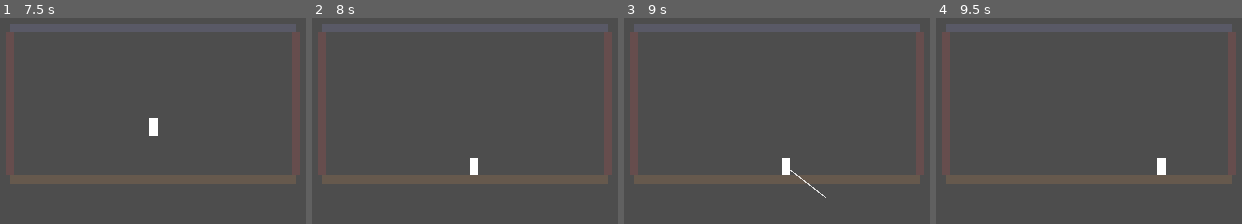
Above: before the commit, frames 1-4 (left to right).
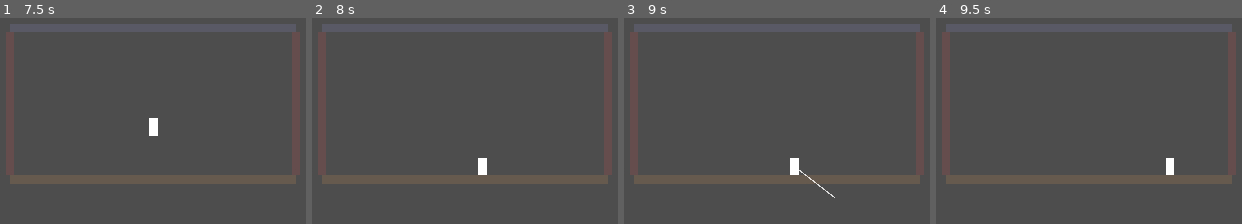
Above: after the commit, the same moments.

Repository: NTUT-NGDC/2D-Platformer-Template
Game: Godot game, scene res://tests/Mechanic_SlingshotTest.tscn
The game is run twice, just before and just after one commit, with the same random seed, the same clock (stepped at 60 frames per second) and the same inputs. This scene is started directly instead of the project's main scene.
Inputs (mouse positions are in pixels of both pictures, inside the frame that each line leads up to):
- Up to frame 1 (7.5 s): tap Enter at 0.5 s; move the mouse to (260, 90) at 0.52 s; hold Right (move_right) 0.53-1.25 s; tap F at 0.6 s; click (260, 90) at 0.67 s; tap Space (jump) at 0.77, 3.77, 6.77 s; tap R (restart) every 1.5 s from 1.25 to 5.75 s; drag from (58, 116) to (128, 158) at 1.27 s; move the mouse to (201, 44) at 2.02 s; hold Left (move_left) 2.03-2.75 s; tap Tab at 2.1 s; click (201, 44) at 2.17 s; drag from (128, 158) to (9, 63) at 2.77 s; move the mouse to (296, 143) at 3.52 s; hold Right (move_right) 3.53-4.25 s; tap E at 3.6 s; click (296, 143) at 3.67 s; drag from (9, 63) to (79, 36) at 4.27 s; move the mouse to (177, 104) at 5.02 s; hold Right (move_right) 5.03-5.75 s; tap Q at 5.1 s; click (177, 104) at 5.17 s; drag from (79, 36) to (58, 116) at 5.77 s; move the mouse to (260, 90) at 6.52 s; hold Left (move_left) 6.53-7.25 s; tap K at 6.6 s; click (260, 90) at 6.67 s; drag from (58, 116) to (128, 158) at 7.27 s
- Up to frame 2 (8 s): no input
- Up to frame 3 (9 s): move the mouse to (825, 44) at 8.02 s; hold Right (move_right) 8.03-8.75 s; tap Ctrl at 8.1 s; click (825, 44) at 8.17 s; tap R (restart) at 8.75 s; drag from (752, 158) to (633, 63) at 8.77 s
- Up to frame 4 (9.5 s): no input

Frame 1 is identical in both runs. In frame 2, 0.5% of the frame differs, in the area x 51-58%, y 67-77%; in frame 3, 0.6%, in the area x 51-69%, y 67-88%; in frame 4, 0.5%.

Commit message:
U67 彈弓卡改走 InputRouter
Co-Authored-By: Claude Opus 5.5 <noreply@anthropic.com>

Diff:
--- a/mechanics/Mechanic_Slingshot.gd
+++ b/mechanics/Mechanic_Slingshot.gd
@@ -15,12 +15,17 @@
 ## 拖曳時要不要畫出瞄準線
 @export var show_aim_line: bool = true
 
+# 滑鼠左鍵用較高優先權向 InputRouter 註冊，跟其他綁左鍵的組件同時存在時彈弓先收到
+const _PRIORITY := 100
+
 var _dragging: bool = false
 var _drag_start: Vector2 = Vector2.ZERO
 var _aim_line: Line2D
 
-# show_aim_line 開啟時，自己生成一條瞄準線，學員不用擺
+# 向 InputRouter 註冊滑鼠左鍵的按下／放開；show_aim_line 開啟時自己生成一條瞄準線，學員不用擺
 func _on_setup() -> void:
+	InputRouter.bind_mouse(self, MOUSE_BUTTON_LEFT, InputRouter.PRESSED, _on_mouse_pressed, _PRIORITY)
+	InputRouter.bind_mouse(self, MOUSE_BUTTON_LEFT, InputRouter.RELEASED, _on_mouse_released, _PRIORITY)
 	if not show_aim_line:
 		return
 	_aim_line = Line2D.new()
@@ -29,19 +34,24 @@
 	_aim_line.visible = false
 	add_child(_aim_line)
 
-# 鍵盤全鎖住；按住滑鼠左鍵開始拖曳（ground_only 開啟時要先站在地面上），
-# 拖曳中同步更新瞄準線，放開滑鼠左鍵才真的發射
+# 按下滑鼠左鍵：開始拖曳（ground_only 開啟時要先站在地面上）；沒開始拖曳就不攔截，讓其他組件收到
+func _on_mouse_pressed() -> bool:
+	if ground_only and not player.is_on_ground():
+		return false
+	_dragging = true
+	_drag_start = player.get_global_mouse_position()
+	return true
+
+# 放開滑鼠左鍵：正在拖曳才發射並攔截，否則讓其他組件收到
+func _on_mouse_released(_seconds: float) -> bool:
+	if not _dragging:
+		return false
+	_release()
+	return true
+
+# 鍵盤全鎖住；拖曳中同步更新瞄準線
 func apply(ctx: MoveContext) -> void:
 	ctx.input_locked = true
-
-	var pressed := Input.is_mouse_button_pressed(MOUSE_BUTTON_LEFT)
-	if pressed and not _dragging:
-		if ground_only and not player.is_on_ground():
-			return
-		_dragging = true
-		_drag_start = player.get_global_mouse_position()
-	elif not pressed and _dragging:
-		_release()
 
 	if _dragging and _aim_line:
 		var drag: Vector2 = player.get_global_mouse_position() - _drag_start
--- a/tests/Mechanic_SlingshotTest.gd
+++ b/tests/Mechanic_SlingshotTest.gd
@@ -8,6 +8,7 @@
 	print("[測試] 按住滑鼠左鍵在角色旁邊拖曳，應該看到一條瞄準線；往某個方向拖越遠，線越長")
 	print("[測試] 放開滑鼠左鍵：角色應該往拖曳的反方向射出去，拖得越遠射得越用力")
 	print("[測試] ground_only 開著：如果放開後角色還在空中，這時候按住左鍵應該沒辦法開始拖曳瞄準")
+	print("[測試] 彈弓改走 InputRouter 之後，上面的行為應該跟以前完全一樣")
 
 func _on_mechanic_event(card: String, event: String) -> void:
 	print("[測試] Events.mechanic_event：%s / %s" % [card, event])
Not shown, changed: documents/01b_mechanic_cards.md
Not shown, changed: documents/progress.md
